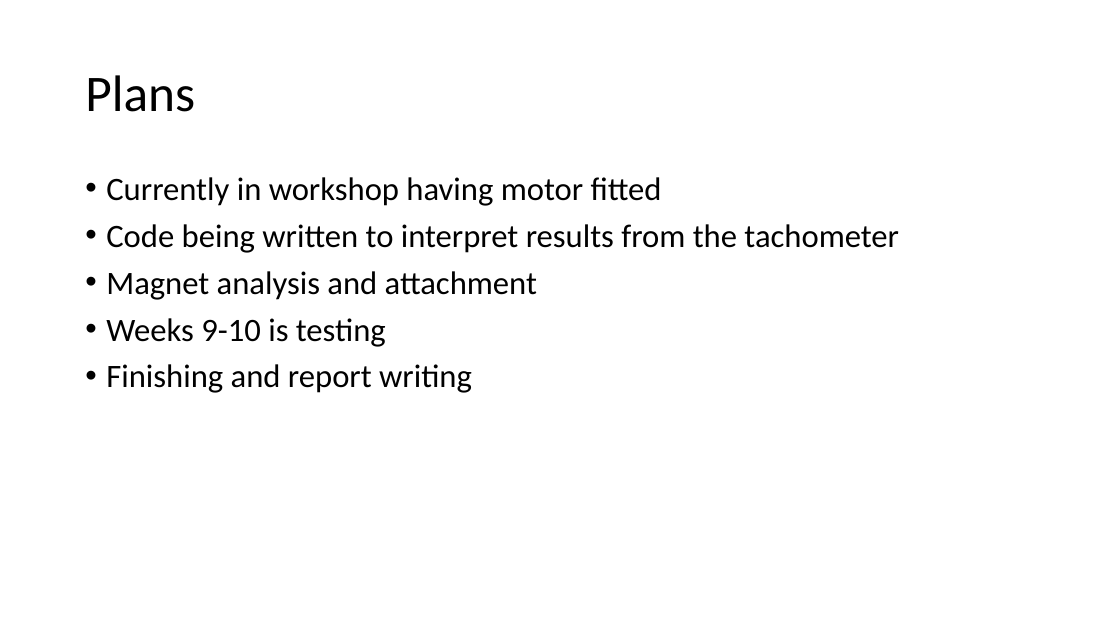
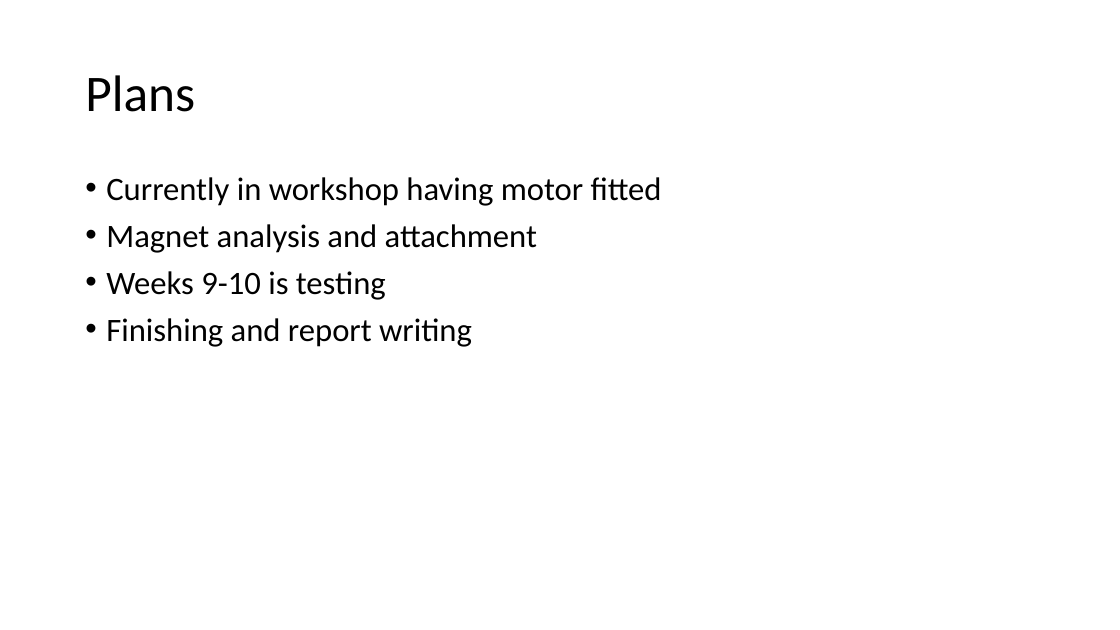
Before and after one commit to CharlotteElle/GyroProject, a slide deck: slide 4 of Project Presentation.pptx (slide 5 before the commit). Drawn at 1120x630 pixels with LibreOffice and Linux fonts; fonts in the diff are those of the drawing. Boxes give left, top, right and bottom in pixels: in the first picture for what was removed or moved away, otherwise in the second. Text is boxed around its words. In the diff, an @@ line names an element or a change of style, - is before the commit and + after.

```diff
--- a/Project Presentation.pptx
+++ b/Project Presentation.pptx
@@ text at (106,224,899,253): paragraph removed @@
-• Code being written to interpret results from the tachometer
```
Also in this commit, not shown: 3 other slides changed, 1 slide added, 2 slides removed.
